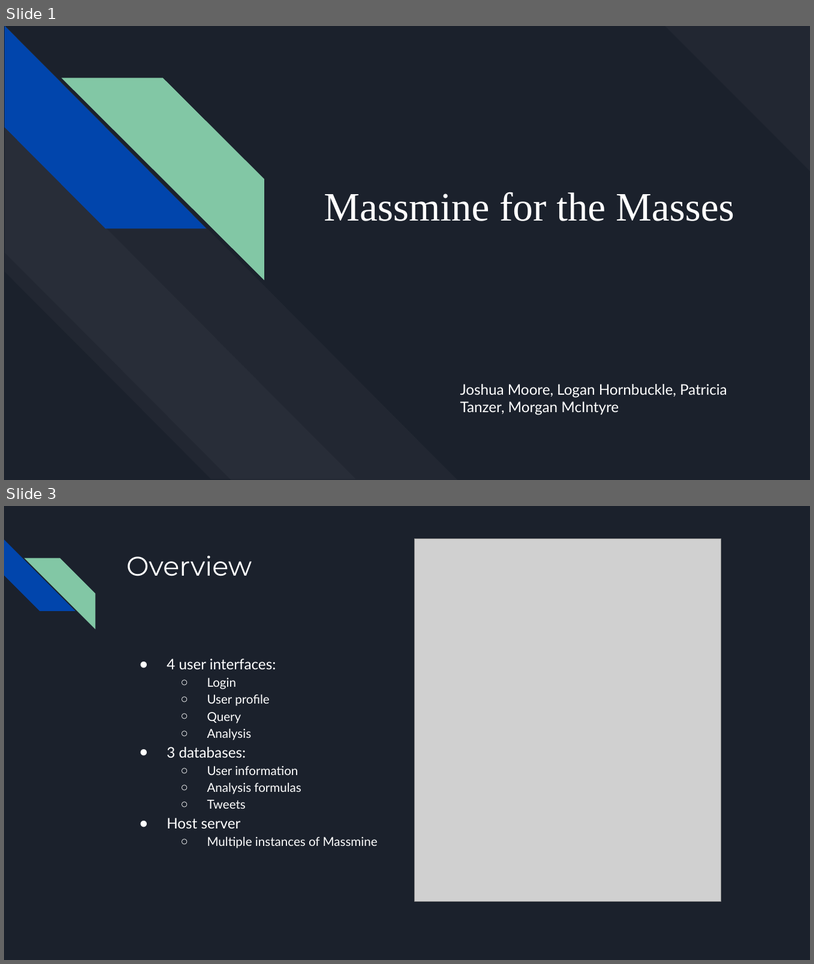
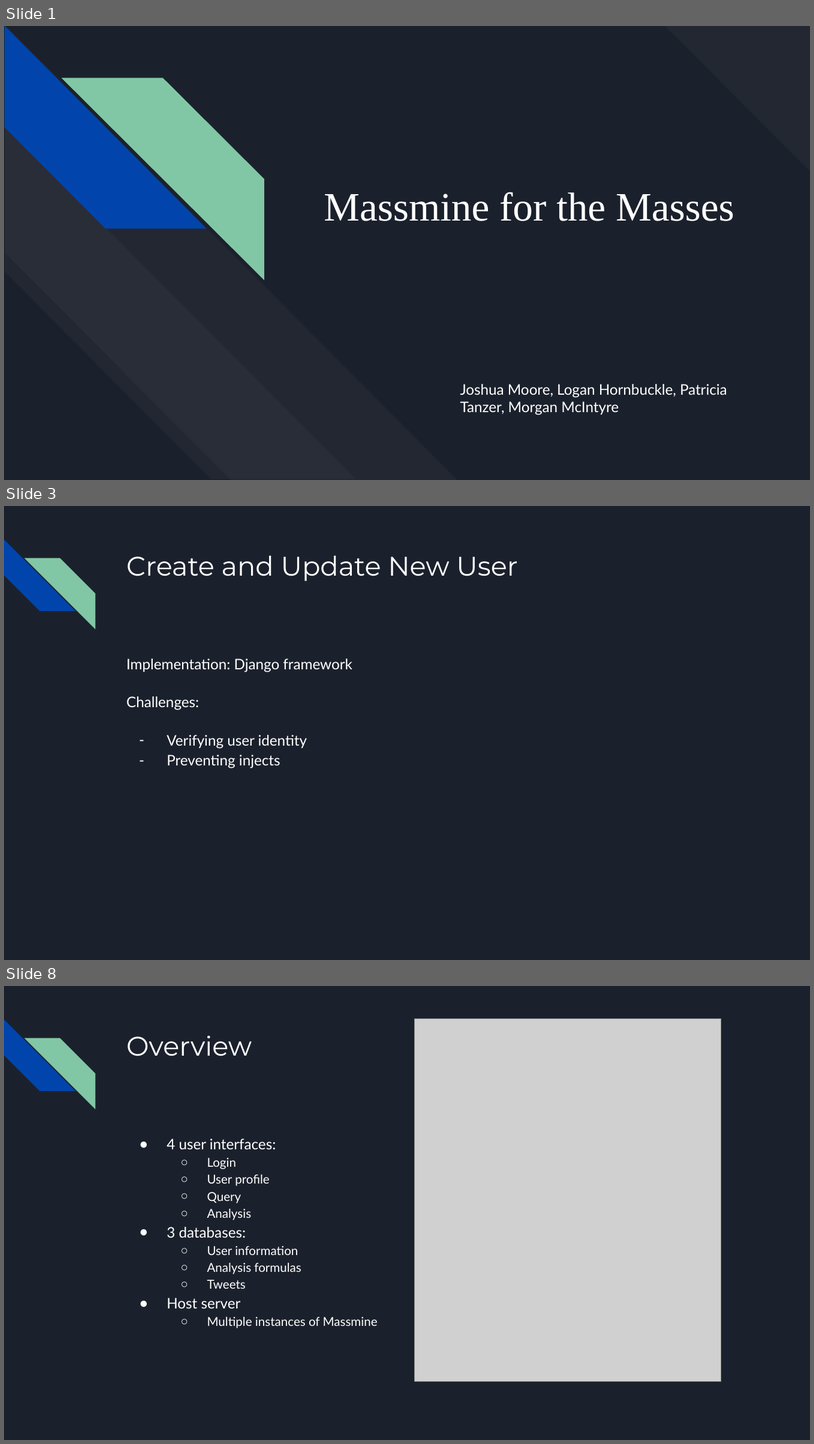
Before and after one commit to JoshCMoore/Massmine-for-the-Masses, a slide deck: documentation/slides/PresentationFeb7.pptx. Shown one above the other, each under a label of ours: slides 1 and 3 before the commit, slides 1, 3 and 8 after it; the slides between them are not shown. The pictures are 814x964 and 814x1444 pixels, drawn with LibreOffice and Linux fonts; fonts in the diff are those of the drawing; grey boxes stand for pictures. Boxes give left, top, right and bottom in pixels: in the first picture for what was removed or moved away, otherwise in the second. Text is boxed around its words. In the diff, an @@ line names an element or a change of style, - is before the commit and + after.

```diff
--- a/documentation/slides/PresentationFeb7.pptx
+++ b/documentation/slides/PresentationFeb7.pptx
@@ slide 3 added at box(4, 506, 810, 960), background #1B212C; not listed: 2 template elements that a slide beside it also shows @@
@@ title added at box(126, 555, 518, 581), 24 pt, text #FFFFFF @@
+Create and Update New User
@@ text added at box(126, 658, 352, 768), 13 pt, text #FFFFFF @@
+Implementation: Django framework
+Challenges:
+– Verifying user identity
+– Preventing injects
@@ what was slide 3 is now slide 8 @@
```
Also in this commit, not shown: 2 slides changed, 4 other slides added, 2 slides removed.
